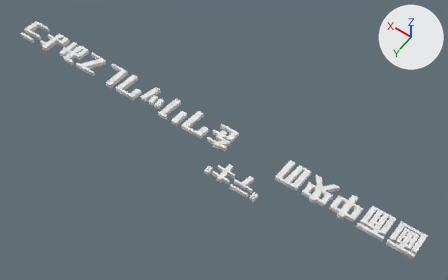
The OBJ model Project/Resources/Models/tutorialText/tutorialText9.obj as it was, and as the next commit left it.
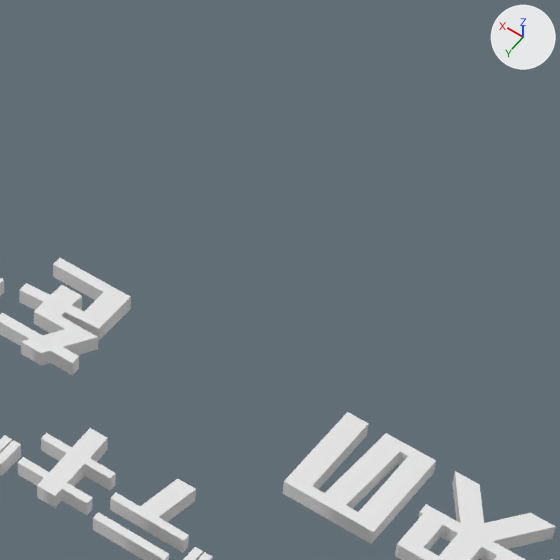
There are two pictures of each version: one whole from a 50 mm camera at (-5.33, 6.53, 10.12) aimed at (-0.68, 0.01, -0.12), one close up on the part from 46% to 76% of the width and 22% to 70% of the height. Lighting does not change. The marker at upper right points along +X, +Y and +Z. The older version's two pictures come first. Where no turn or scale is listed for an object, it has been applied to the vertices.

In view in the first close-up: 'Text.002', 'Text.003', 'Text.004'.
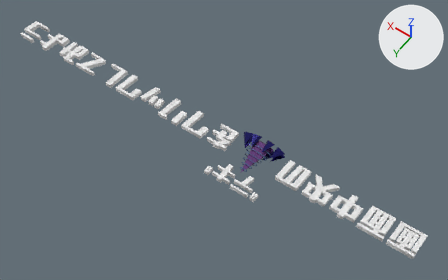
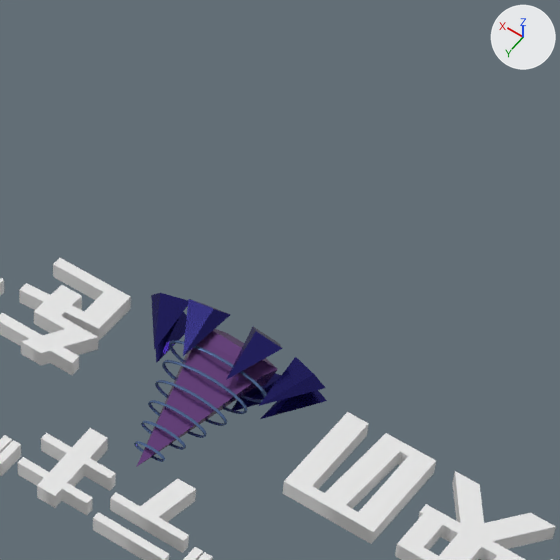
What differs and where, as boxes [x1, y1, x2, y2] in the close-ups (560 x 560 px):
'トーラス.004', added: after [134, 293, 327, 467]
    faces in mat_マテリアル_001 (dark blue #1f1c6b): [151, 293, 327, 419]
    faces in mat_material_024 (purple #764c90): [136, 329, 278, 467]
    faces in mat_ring (blue #5c78a8): [134, 340, 267, 462]

Diff of the bpy script that builds the scene:
```diff
--- a/Project/Resources/Models/tutorialText/tutorialText9.obj.py
+++ b/Project/Resources/Models/tutorialText/tutorialText9.obj.py
@@ mat_ring @@
+mat_ring = principled_material('Ring')
+mat_ring.base_color = (0.107, 0.189, 0.391)  # blue #5c78a8
+mat_ring.metallic = 0.7
+mat_ring.roughness = 0.2
@@ mat_マテリアル_001 @@
+mat_マテリアル_001 = principled_material('マテリアル.001')
+mat_マテリアル_001.base_color = (0.0136, 0.0113, 0.146)  # dark blue #1f1c6b
+mat_マテリアル_001.metallic = 0.7
+mat_マテリアル_001.roughness = 0.2
@@ mat_material_024 @@
+mat_material_024 = principled_material('Material.024')
+mat_material_024.base_color = (0.182, 0.0718, 0.277)  # purple #764c90
+mat_material_024.metallic = 0.7
+mat_material_024.roughness = 0.2
@@ me_トーラス_004 @@
+me_トーラス_004.from_pydata(...)  # 1205 vertices, 2374 faces; spans x -1.991..-0.964, y -0.346..0.583, z -0.198..0.198
+# faces by material slot: [2304, 22, 48]
+me_トーラス_004.materials.append(mat_ring)  # blue #5c78a8
+me_トーラス_004.materials.append(mat_material_024)  # purple #764c90
+me_トーラス_004.materials.append(mat_マテリアル_001)  # dark blue #1f1c6b
@@ ob_トーラス_004 @@
+ob_トーラス_004 = bpy.data.objects.new('トーラス.004', me_トーラス_004)
+ob_トーラス_004.location = (0.0, 0.0, 0.0)
```
